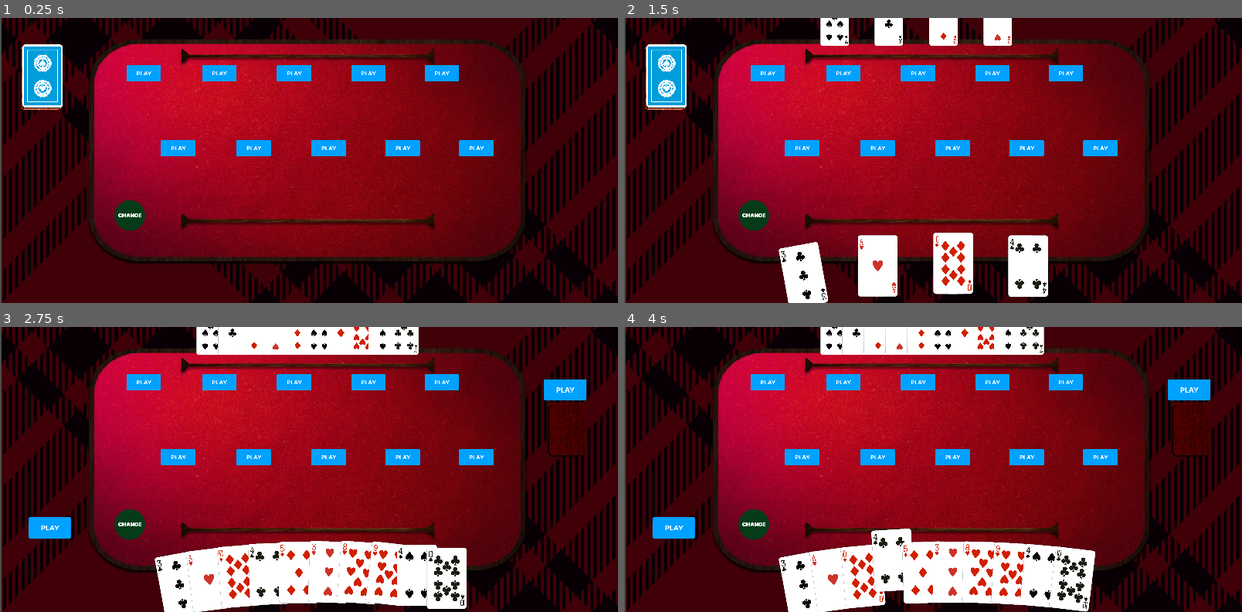
Above: before the commit, frames 1-4 (two rows, left to right).
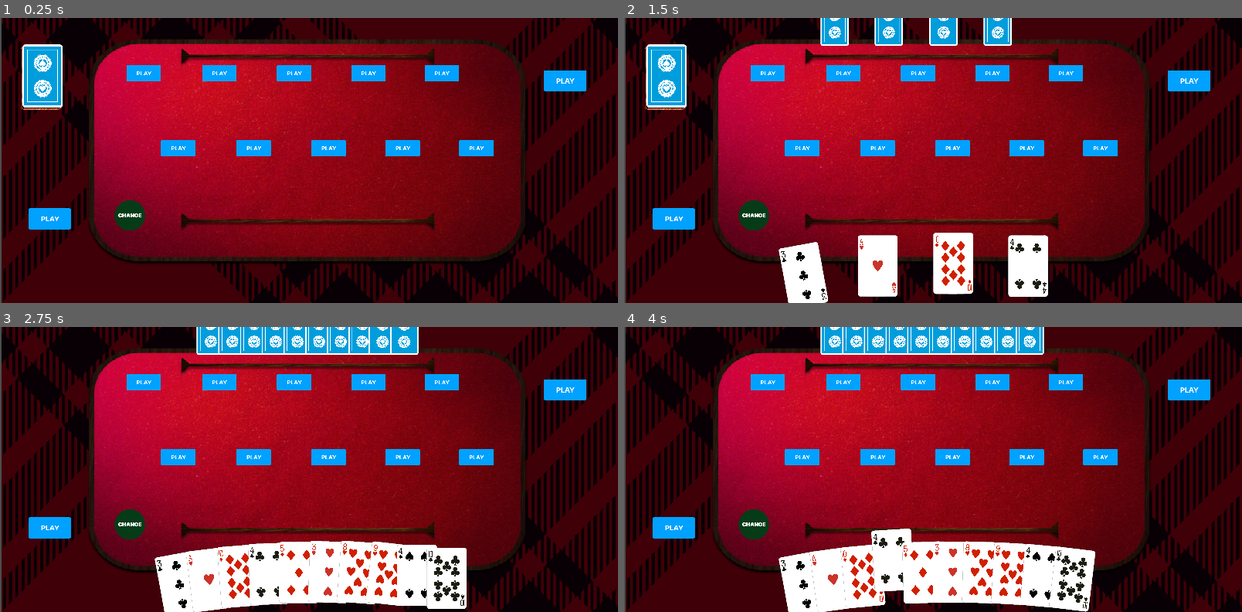
Above: after the commit, the same moments.

Repository: SizoDevelops/CardGame
Game: Godot game, scene res://main.tscn
Same seed, same stepped clock (60 frames per second), same inputs: the game is played once before the commit and once after it.
Inputs (mouse positions are in pixels of both pictures, inside the frame that each line leads up to):
- Up to frame 1 (0.25 s): no input
- Up to frame 2 (1.5 s): tap Enter at 0.5 s; drag from (766, 72) to (994, 72) at 0.52 s; drag from (803, 274) to (976, 277) at 1.27 s
- Up to frame 3 (2.75 s): move the mouse to (228, 577) at 2.02 s; click (228, 577) at 2.17 s
- Up to frame 4 (4 s): drag from (865, 574) to (1038, 574) at 2.77 s; drag from (889, 574) to (858, 332) at 3.52 s

The runs differ from the first frame. In frame 1, 1.0% of the frame differs, in the area x 4-95%, y 18-75%; in frame 2, 2.3%; in frame 3, 2.9%; in frame 4, 2.9%, in the area x 32-95%, y 0-46%.

Commit message:
Started implementing the ai logic

Diff:
--- a/scenes/player_store.tscn
+++ b/scenes/player_store.tscn
@@ -31,6 +31,7 @@
 [node name="StorePosition" type="Marker2D" parent="."]
 
 [node name="Stack" type="Sprite2D" parent="."]
+visible = false
 z_index = -40
 position = Vector2(-1.005, 1.975)
 scale = Vector2(0.0775894, 0.0757576)
--- a/scripts/card.gd
+++ b/scripts/card.gd
@@ -17,7 +17,7 @@
 var drag_offset = Vector2()
 var selectable = true
 var touchable = true
-var front_sprite_path
+var front
 
 signal active_card(node)
 signal card_selected(node)
--- a/scripts/enemy_hand.gd
+++ b/scripts/enemy_hand.gd
@@ -33,11 +33,11 @@
 			secondpart = str(hand[i].cardsuit) + ".png"
 
 		fullpart = firstpart + secondpart
-		hand[i].front_sprite_path = card_path+fullpart
-		hand[i].change_sprite(card_path+fullpart)
+		hand[i].front = card_path+fullpart
+		hand[i].change_sprite("res://PNG/blue_back.png")
 
 
 
-func play_enemy_hand():
-	hand[0].select_card()
-	hand[0].change_sprite(hand[0].front_sprite_path)
+func play_enemy_hand(index):
+	hand[index].select_card()
+	hand[index].change_sprite(hand[index].front_sprite_path)
--- a/scripts/main.gd
+++ b/scripts/main.gd
@@ -50,34 +50,16 @@
 var captured = false
 # Called when the node enters the scene tree for the first time.
 func _ready():
-	players = [player.player_id, enemy_hand.player_id]
 	player_hand = player
 	enemy = enemy_hand
 	for i in range(10):
 		rand.randomize()
 		area_ids.append(generate_random_id(rand))
 	set_table_areas()
-
-	if game_round == 1 :
-		await get_tree().create_timer(.5).timeout
-		get_tree().call_group("players", "draw_cards", 2)
-		await get_tree().create_timer(.5).timeout
-		get_tree().call_group("players", "draw_cards", 2)
-		await get_tree().create_timer(.5).timeout
-		get_tree().call_group("players", "draw_cards", 2)
-		await get_tree().create_timer(.5).timeout
-		get_tree().call_group("players", "draw_cards", 2)
-		await get_tree().create_timer(.5).timeout
-		get_tree().call_group("players", "draw_cards", 2)
-
+	players = [player.player_id, enemy_hand.player_id]
+
+	initialize_round()
 	player_piles()
-
-	connect_hand(player.hand)
-	connect_hand(enemy_hand.hand)
-
-	deck_stack.visible = false
-	for card in enemy_hand.hand:
-		card.touchable = false
 
 func connect_hand(hand):
 
@@ -130,7 +112,8 @@
 
 
 func _on_table_area_id_set(id, node, slider, label):
-	play_hand(id, node, slider, label)
+	table_card_pos = node.get_global_position()
+	play_hand(id, table_card_pos, slider, label)
 
 
 func _process(_delta):
@@ -139,6 +122,7 @@
 	hide_show_player_stacks()
 	if captured == true:
 		change_turn()
+
 
 func hide_show_table_areas():
 	for pi in table_areas:
@@ -179,27 +163,25 @@
 			else:
 				pile["stack"].stack.visible = true
 
-func play_hand(id, node,slider, label):
-
-	table_card_pos = node.get_global_position()
+func play_hand(id, pos,slider, label):
 
 	# Place card on table id theres only one card selected  and that card or a card of the same value is not on the table
-	if stack_holder.size() == 1  and !has_stack() and !card_in_pile(stack_holder[0]) and !has_build() and !is_position_occupied(table_card_pos):
+	if stack_holder.size() == 1  and !has_stack() and !card_in_pile(stack_holder[0]) and build_count() < 1  and !is_position_occupied(pos) and build_count() < 2:
 		slider.value = total
 		#print(player_hand.player_pile["cards"])
 		stacks_to_capture.clear()
 		for card in sorted_stack(stack_holder):
-			add_card(card, id, slider.value, table_card_pos)
+			add_card(card, id, slider.value, pos)
 
 # Place card if only one card selected and that card is onready on the table and you have the same value card on hand meaning stack
-	elif stack_holder.size() == 1 and has_stack() and can_steal(stack_holder[0], id) and hand_has_card() and is_position_occupied((table_card_pos)):
+	elif stack_holder.size() == 1 and has_stack() and can_steal(stack_holder[0], id) and hand_has_card() and is_position_occupied((pos)):
 		slider.value = total
 		#print("Called")
 		stacks_to_capture.clear()
 		var store = []
 
 		for card in sorted_stack(stack_holder):
-			add_card(card, id, slider.value, table_card_pos)
+			add_card(card, id, slider.value, pos)
 
 # Add all the same value cards to from the hand to a temp store
 		for cards in player_hand.hand:
@@ -210,19 +192,19 @@
 		auto_capture(store, id)
 
 # Prevents creating multiple identical stack
-	elif stack_holder.size() > 1  and hand_has_card() and !has_stack() and has_permission(table_card_pos):
+	elif stack_holder.size() > 1  and hand_has_card() and !has_stack() and has_permission(pos):
 		slider.value = total
 		print("Called")
 		stacks_to_capture.clear()
 		for card in sorted_stack(stack_holder):
-			add_card(card, id, slider.value, table_card_pos)
-
-	elif stack_holder.size() > 1 and hand_has_card() and has_stack() and is_position_occupied(table_card_pos) and has_permission(table_card_pos):
+			add_card(card, id, slider.value, pos)
+
+	elif stack_holder.size() > 1 and hand_has_card() and has_stack() and is_position_occupied(pos) and has_permission(pos):
 		slider.value = total
 		stacks_to_capture.clear()
 		#print("Here")
 		for card in sorted_stack(stack_holder):
-			add_card(card, id, slider.value, table_card_pos)
+			add_card(card, id, slider.value, pos)
 
 	else:
 		for card in player_hand.hand:
@@ -233,9 +215,11 @@
 		for card in enemy.player_pile["cards"]:
 			card.off_focus()
 
+	for card in stack_holder:
+		remove_from_pile(card)
 
 	stack_holder.clear()
-	print(table_holder)
+	print(enemy.player_pile["cards"])
 	player_hand.selected_card = null
 
 # Check if theres a pile or stack of the same value
@@ -245,13 +229,18 @@
 			return true
 	return false
 
-
+func remove_from_pile(card):
+	for card_ in enemy.player_pile["cards"]:
+		if card_ == card:
+			enemy.player_pile["cards"].erase(card)
 #Check if player has build on the table
-func has_build():
+func build_count():
+	var count = 0
 	for stack in table_holder:
 		if stack["owner"] == player_hand.player_id:
-			return true
-	return false
+			count += 1
+	return count
+
 
 func has_permission(pos):
 	for card in stack_holder:
@@ -270,13 +259,14 @@
 	return false
 
 func auto_capture(store, id):
-	if store.size()>0 || !has_build():
+
+	if store.size() > 0 :
 		for sta in table_holder:
-			if sta["owner"] == enemy.player_id and sta["id"] == id:
-
+			if (sta["owner"] == enemy.player_id || build_count() > 1)  and sta["id"] == id:
 				stacks_to_capture.append(sta)
 				move_to_pile(player_hand.player_id, find_object_by_id(player_hand.player_id)["pos"])
-			elif sta["id"] == id:
+
+			elif sta["id"] == id and build_count() <= 1:
 				stacks_to_capture.append(sta)
 	else:
 		for sta in table_holder:
@@ -358,12 +348,12 @@
 # Create an unsorted copy of the stack to check if it's augumented or not
 
 # Move card to the correct position
-	card.move_card(table_card_pos, 0.0, Vector2(0.6, 0.6))
+	card.move_card(pos, 0.0, Vector2(0.6, 0.6))
 
 
 
 # Update the position of the card in case a move is invalid
-	card.handposition = table_card_pos
+	card.handposition = pos
 	card.handrotation = 0.0
 # Unselect the card
 	card.selected_card = false
@@ -544,18 +534,15 @@
 			card.touchable = true
 
 		current_turn = 2
+	play_ai_move()
 
 	captured = false
 
 #AI Logic
 
-
-
-func _on_enemy_hand_hand_empty():
-	deck_stack.visible = true
-	player_hand = player
-	enemy = enemy_hand
-	if game_round == 2:
+func initialize_round():
+	if game_round <= 2 :
+		deck_stack.visible = true
 		await get_tree().create_timer(.5).timeout
 		get_tree().call_group("players", "draw_cards", 2)
 		await get_tree().create_timer(.5).timeout
@@ -566,9 +553,37 @@
 		get_tree().call_group("players", "draw_cards", 2)
 		await get_tree().create_timer(.5).timeout
 		get_tree().call_group("players", "draw_cards", 2)
-	deck_stack.visible = false
-	for card in enemy_hand.hand:
-		card.touchable = false
-
-func _on_player_hand_hand_empty():
-	game_round = 2
+
+
+		connect_hand(player.hand)
+		connect_hand(enemy_hand.hand)
+
+		deck_stack.visible = false
+		for card in enemy_hand.hand:
+			card.touchable = false
+		game_round += 1
+
+	else:
+		print("Game Over")
+
+
+func _on_enemy_hand_hand_empty():
+	initialize_round()
+	change_turn()
+
+
+# Implement AI
+func play_ai_move():
+	if current_turn == 2:
+		var random_card = player_hand.hand.pick_random()
+		var random_area = table_areas.pick_random()
+
+		random_card.select_card()
+
+		play_hand(random_area.area_id, random_area.position_node.get_global_position(), random_area.h_slider, random_area.label)
+
+
+		if hand_card_played:
+			random_card.change_sprite(random_card.front)
+			change_turn()
+			return
